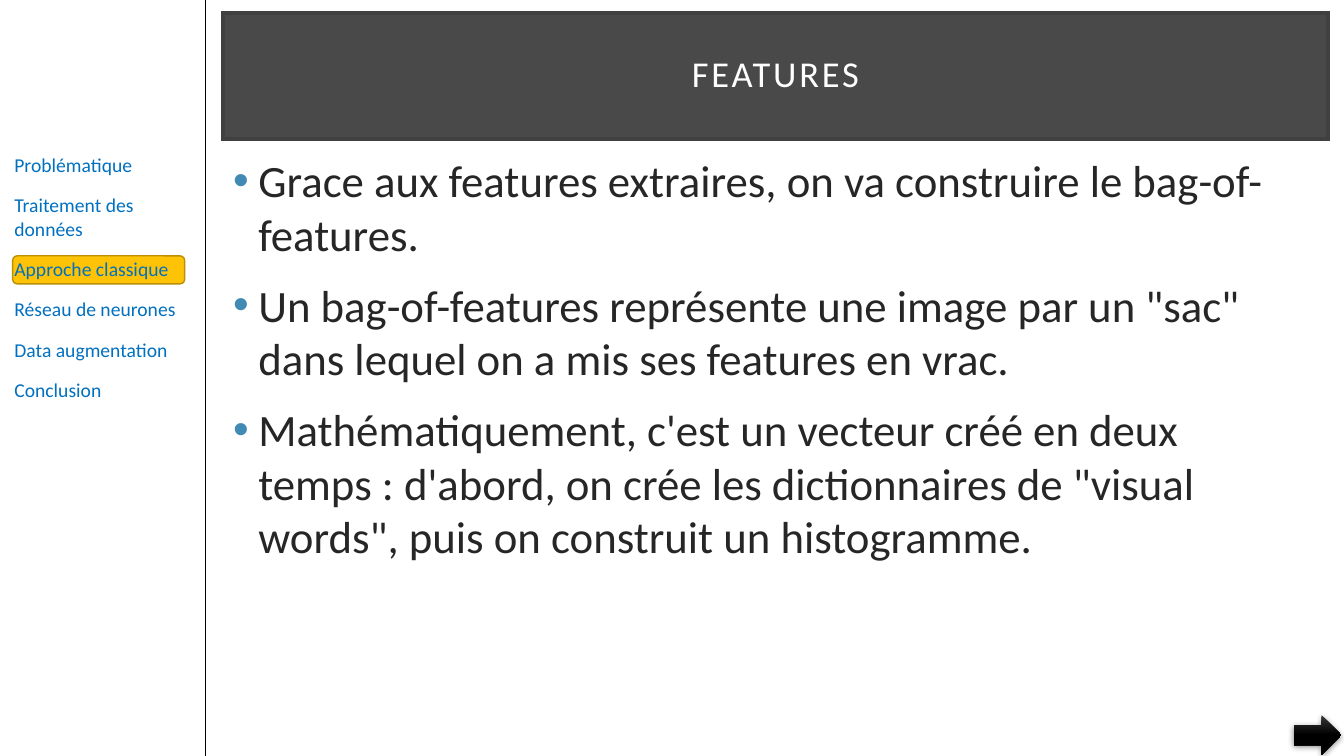
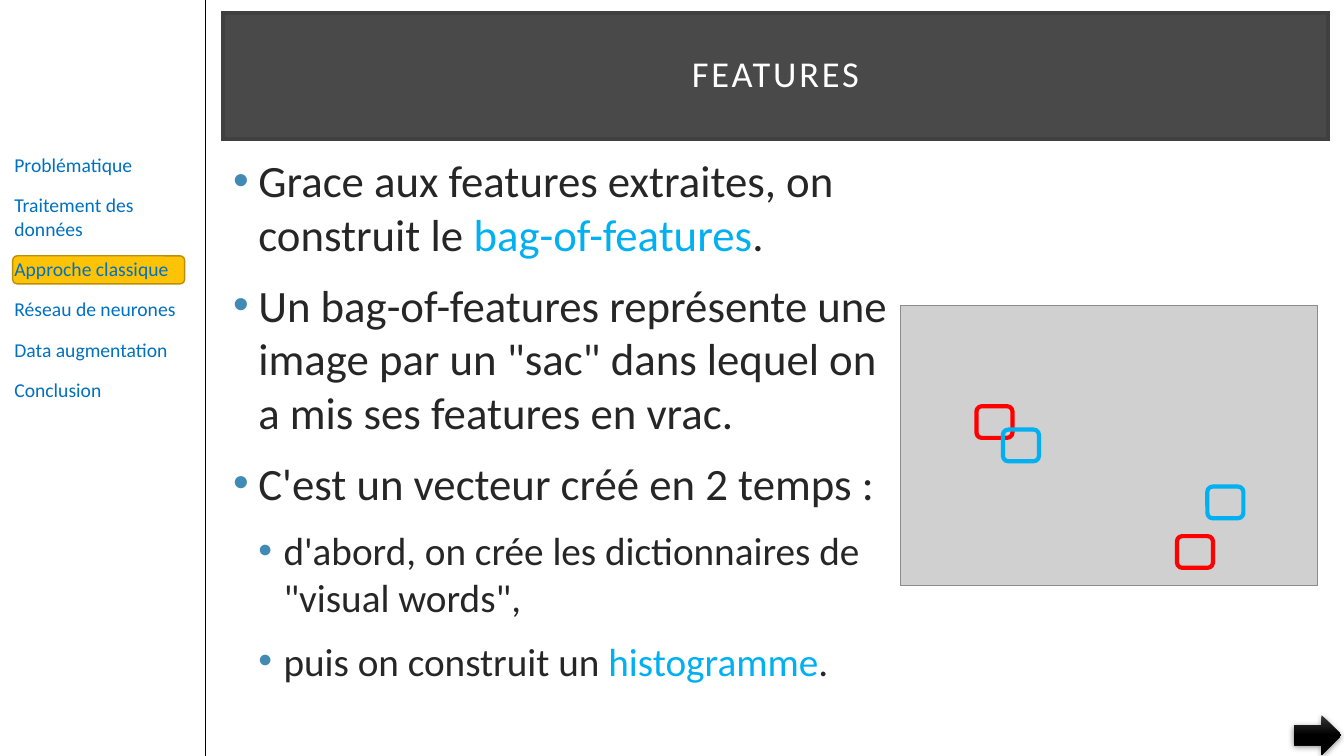
Before and after one commit to pfroide/python, a slide deck: slide 19 of Projet_7/p7.pptx. Drawn at 1344x756 pixels with LibreOffice and Linux fonts; fonts in the diff are those of the drawing; grey boxes stand for pictures. Boxes give left, top, right and bottom in pixels: in the first picture for what was removed or moved away, otherwise in the second. Text is boxed around its words. In the diff, an @@ line names an element or a change of style, - is before the commit and + after.

```diff
--- a/Projet_7/p7.pptx
+++ b/Projet_7/p7.pptx
@@ text at (x1=258, y1=166, x2=833, y2=259): text changed @@
-• Grace aux features extraires, on va construire le bag-of-features.
+• Grace aux features extraites, on construit le bag-of-features.
@@ picture added at (x1=901, y1=306, x2=1318, y2=586) @@
@@ rounded rectangle added at (x1=976, y1=407, x2=1013, y2=438), outline #FF0000 3 pt @@
@@ rounded rectangle added at (x1=1003, y1=430, x2=1039, y2=461), outline #00B0F0 3 pt @@
@@ text at (x1=258, y1=469, x2=859, y2=683): text changed; size 32 to 28 pt @@
-• Mathématiquement, c'est un vecteur créé en deux temps : d'abord, on crée les dictionnaires de "visual words", puis on construit un histogramme.
+• C'est un vecteur créé en 2 temps :
+  • d'abord, on crée les dictionnaires de "visual words",
+  • puis on construit un histogramme.
@@ rounded rectangle added at (x1=1207, y1=487, x2=1244, y2=519), outline #00B0F0 3 pt @@
@@ rounded rectangle added at (x1=1177, y1=537, x2=1213, y2=568), outline #FF0000 3 pt @@
```
Also in this commit, not shown: 17 other slides changed, 2 slides added, 1 slide removed.
